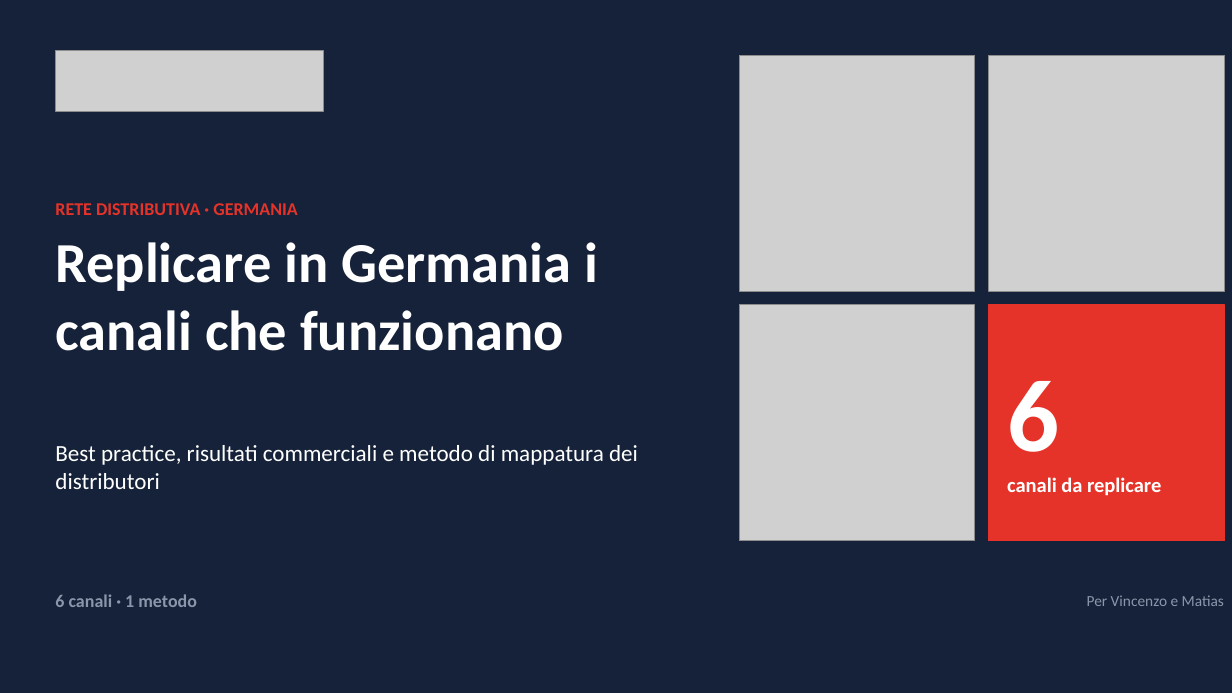
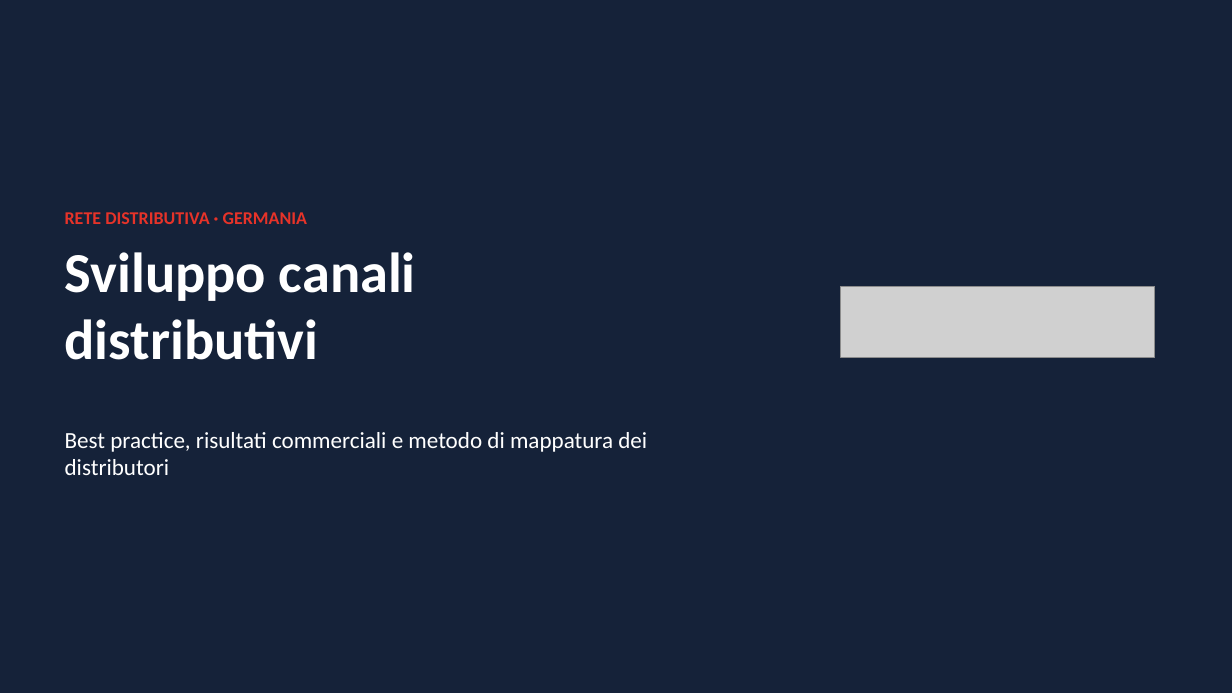
Before and after one commit to rarmentaro1204/routinedupuy, a slide deck: slide 1 of DUPUY_Germania_Canali.pptx. Drawn at 1232x693 pixels with LibreOffice and Linux fonts; fonts in the diff are those of the drawing; grey boxes stand for pictures. Boxes give left, top, right and bottom in pixels: in the first picture for what was removed or moved away, otherwise in the second. Text is boxed around its words. In the diff, an @@ line names an element or a change of style, - is before the commit and + after.

```diff
--- a/DUPUY_Germania_Canali.pptx
+++ b/DUPUY_Germania_Canali.pptx
@@ picture removed at (x1=55, y1=51, x2=323, y2=111) @@
@@ picture removed at (x1=739, y1=55, x2=975, y2=291) @@
@@ picture removed at (x1=989, y1=55, x2=1225, y2=291) @@
@@ text "RETE DISTRIBUTIVA · GERMANIA" moved from (x1=55, y1=203, x2=297, y2=215) to (x1=65, y1=212, x2=307, y2=224) @@
@@ text removed at (x1=55, y1=242, x2=598, y2=351) @@
-Replicare in Germania i canali che funzionano
@@ text added at (x1=65, y1=252, x2=416, y2=360), 44 pt, text #FFFFFF, bold @@
+Sviluppo canali distributivi
@@ picture added at (x1=841, y1=287, x2=1155, y2=358) @@
@@ picture removed at (x1=739, y1=305, x2=975, y2=541) @@
@@ rectangle removed at (x1=989, y1=305, x2=1225, y2=541) @@
@@ text removed at (x1=1007, y1=381, x2=1161, y2=496) @@
-6
-canali da replicare
@@ text "Best practice, risultati commerciali e ..." moved from (x1=55, y1=445, x2=638, y2=489) to (x1=65, y1=432, x2=647, y2=475) @@
@@ text removed at (x1=55, y1=594, x2=197, y2=607) @@
-6 canali · 1 metodo
@@ text removed at (x1=1087, y1=595, x2=1224, y2=606) @@
-Per Vincenzo e Matias
```
Also in this commit, not shown: 7 other slides changed.
